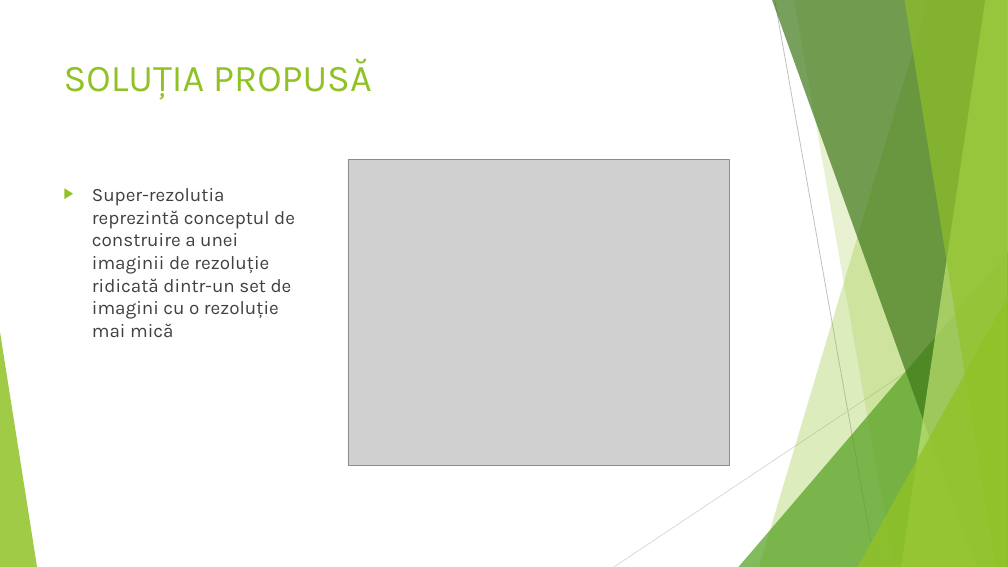
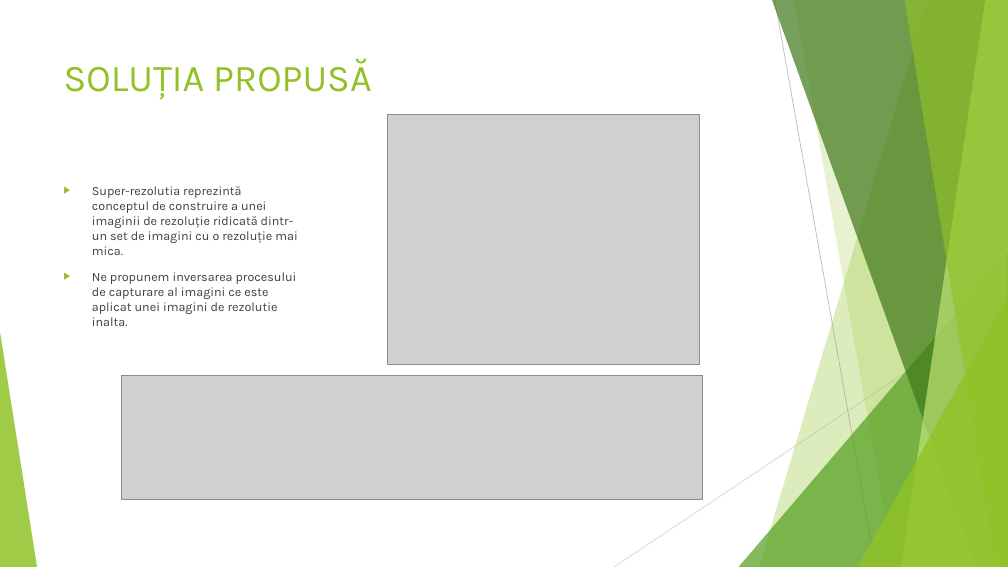
Before and after one commit to DragoshAndrei/SuperResolution_ACI, a slide deck: slide 6 of SUPER RESOLUTION A SPATIAL SUBPIXEL INTERPOLATION TECHNIQUE_sprint_1.pptx. Drawn at 1008x567 pixels with LibreOffice and Linux fonts; fonts in the diff are those of the drawing; grey boxes stand for pictures. Boxes give left, top, right and bottom in pixels: in the first picture for what was removed or moved away, otherwise in the second. Text is boxed around its words. In the diff, an @@ line names an element or a change of style, - is before the commit and + after.

```diff
--- a/SUPER RESOLUTION A SPATIAL SUBPIXEL INTERPOLATION TECHNIQUE_sprint_1.pptx
+++ b/SUPER RESOLUTION A SPATIAL SUBPIXEL INTERPOLATION TECHNIQUE_sprint_1.pptx
@@ picture: place and size @@
-picture at [348,160,730,466]
+picture at [388,115,699,365]
@@ text at [92,186,297,326]: text changed; size 18 to 12 pt @@
-▶ Super-rezolutia reprezintă conceptul de construire a unei imaginii de rezoluție ridicată dintr-un set de imagini cu o rezoluție mai mică
+▶ Super-rezolutia reprezintă conceptul de construire a unei imaginii de rezoluție ridicată dintr-un set de imagini cu o rezoluție mai mica.
+▶ Ne propunem inversarea procesului de capturare al imagini ce este aplicat unei imagini de rezolutie inalta.
@@ picture added at [122,376,702,500] @@
```
Also in this commit, not shown: 2 other slides changed, 1 slide added, 1 other file.
